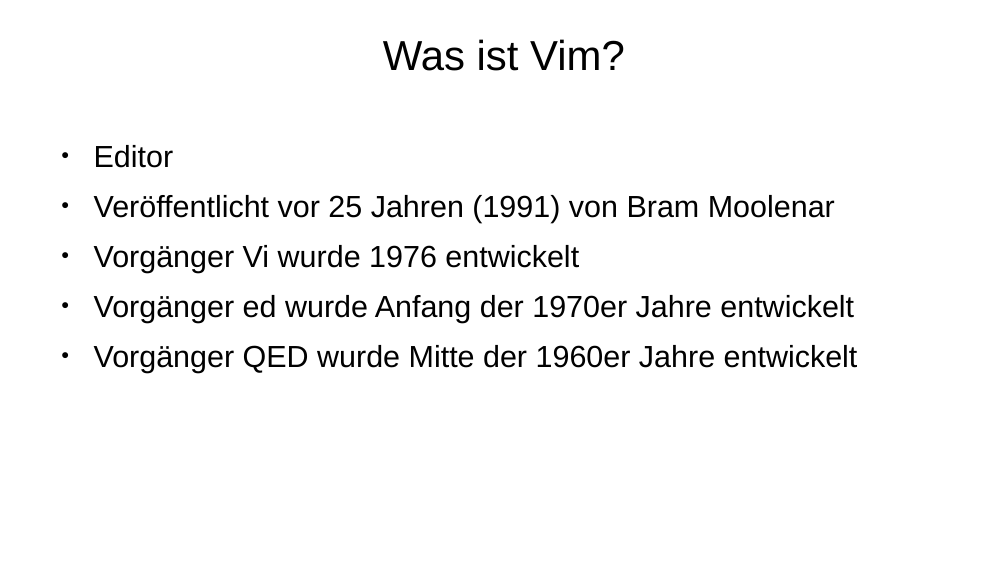
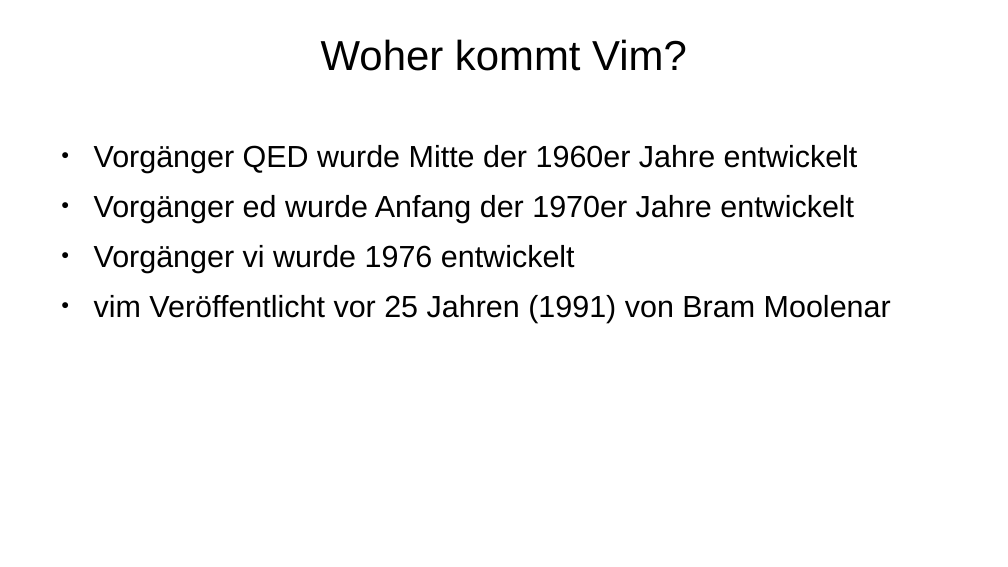
Before and after one commit to mbrinkme/nerditup, a slide deck: slide 7 of vim.odp (slide 3 before the commit). Drawn at 1008x567 pixels with LibreOffice and Linux fonts; fonts in the diff are those of the drawing; background and template pictures are left out. Boxes give left, top, right and bottom in pixels: in the first picture for what was removed or moved away, otherwise in the second. Text is boxed around its words. In the diff, an @@ line names an element or a change of style, - is before the commit and + after.

Commit message:
final version vim presentation

```diff
--- a/vim.odp
+++ b/vim.odp
@@ title at [321, 39, 687, 71]: text changed @@
-Was ist Vim?
+Woher kommt Vim?
@@ text at [94, 145, 858, 173]: text changed @@
-● Editor
-● Veröffentlicht vor 25 Jahren (1991) von Bram Moolenar
-● Vorgänger Vi wurde 1976 entwickelt
+● Vorgänger QED wurde Mitte der 1960er Jahre entwickelt
@@ text at [94, 245, 891, 323]: text changed @@
-● Vorgänger QED wurde Mitte der 1960er Jahre entwickelt
+● Vorgänger vi wurde 1976 entwickelt
+● vim Veröffentlicht vor 25 Jahren (1991) von Bram Moolenar
```
Also in this commit, not shown: 9 other slides changed, 16 slides added, 1 slide removed.
